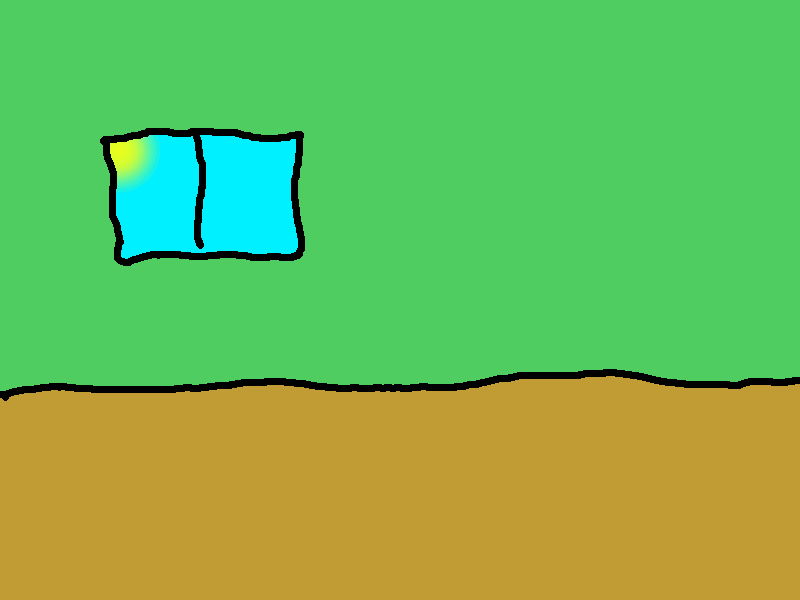
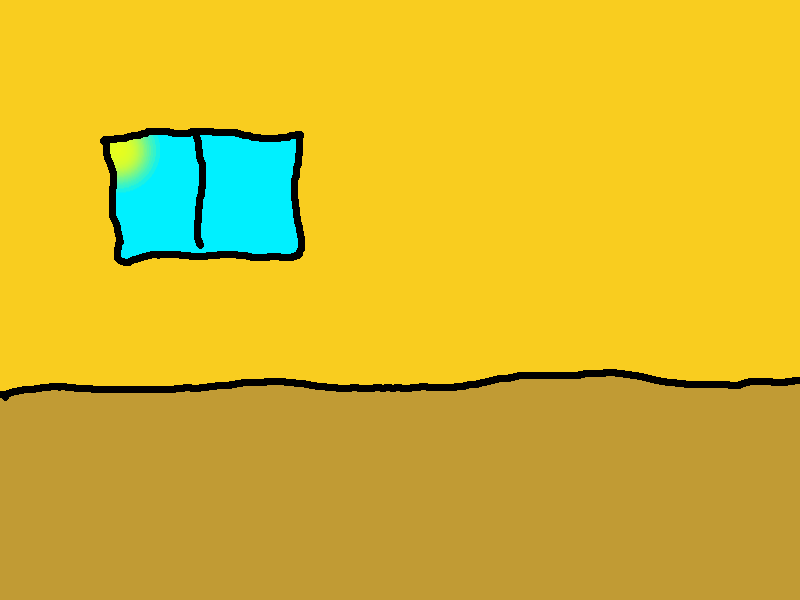
Layers edited between the first and the second 800×600 image:
painted on "background" over [0, 0, 800, 391]
